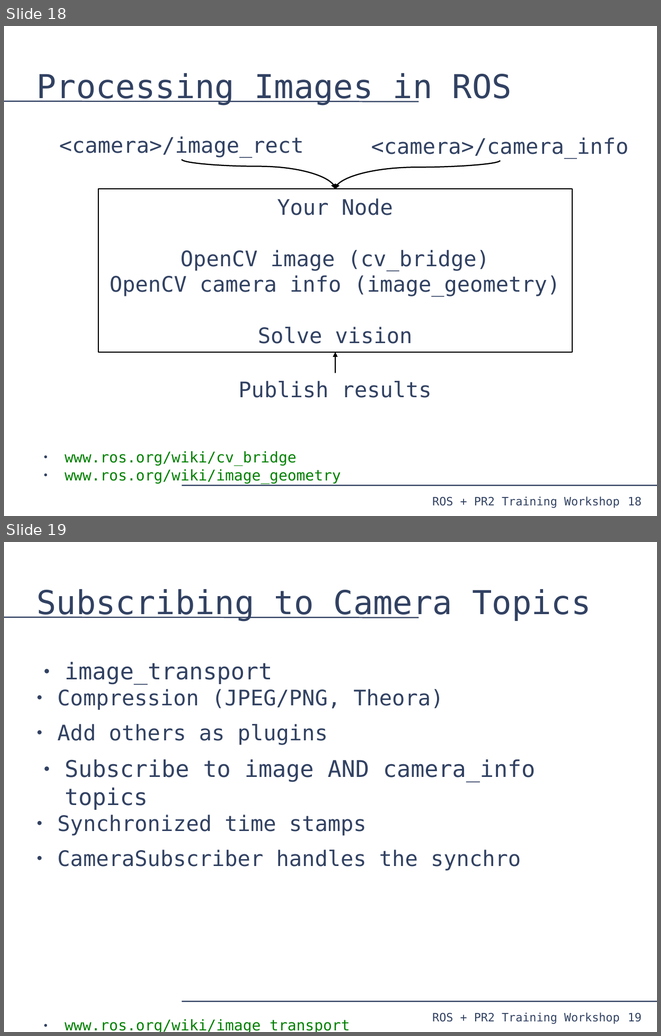
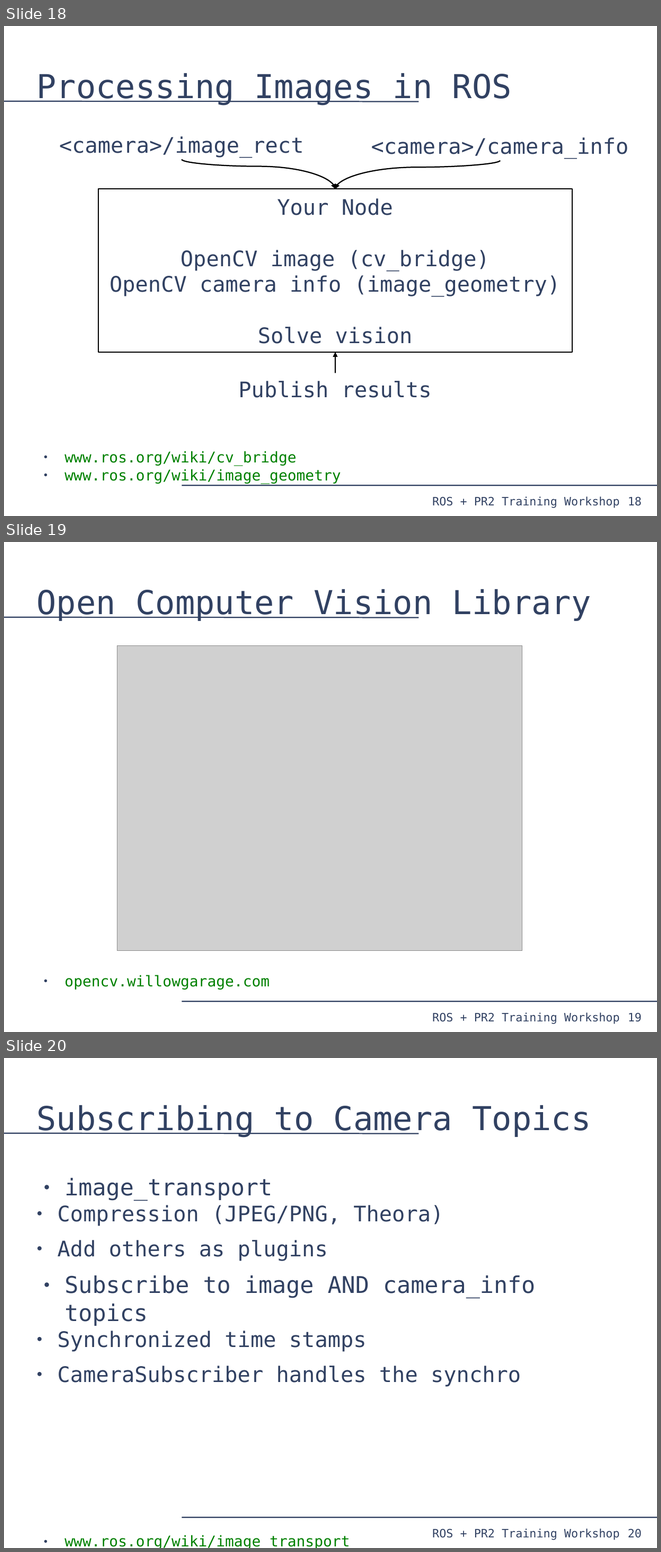
Before and after one commit to PR2/pr2_docs, a slide deck: pr2_training_workshop/processing_camera_data/slides.odp. Shown one above the other, each under a label of ours: slides 18 and 19 before the commit, slides 18, 19 and 20 after it. The pictures are 661x1036 and 661x1552 pixels, drawn with LibreOffice and Linux fonts; fonts in the diff are those of the drawing; grey boxes stand for pictures. Boxes give left, top, right and bottom in pixels: in the first picture for what was removed or moved away, otherwise in the second. Text is boxed around its words. In the diff, an @@ line names an element or a change of style, - is before the commit and + after.

Commit message:
processing_camera_data: OpenCV plug, mannequin mode

```diff
--- a/pr2_training_workshop/processing_camera_data/slides.odp
+++ b/pr2_training_workshop/processing_camera_data/slides.odp
@@ slide 19 added at [4, 542, 657, 1032], background #FFFFFF; not listed: 4 template elements that a slide beside it also shows @@
@@ title added at [37, 589, 591, 621], 40 pt, text #314162 @@
+Open Computer Vision Library
@@ picture added at [117, 646, 522, 951] @@
@@ text added at [64, 974, 270, 989], 18 pt, text #008000 @@
+● opencv.willowgarage.com
@@ what was slide 19 is now slide 20 @@
@@ page number at [628, 1529, 642, 1538]: text changed @@
-19
+20
```
Also in this commit, not shown: 1 other file.
